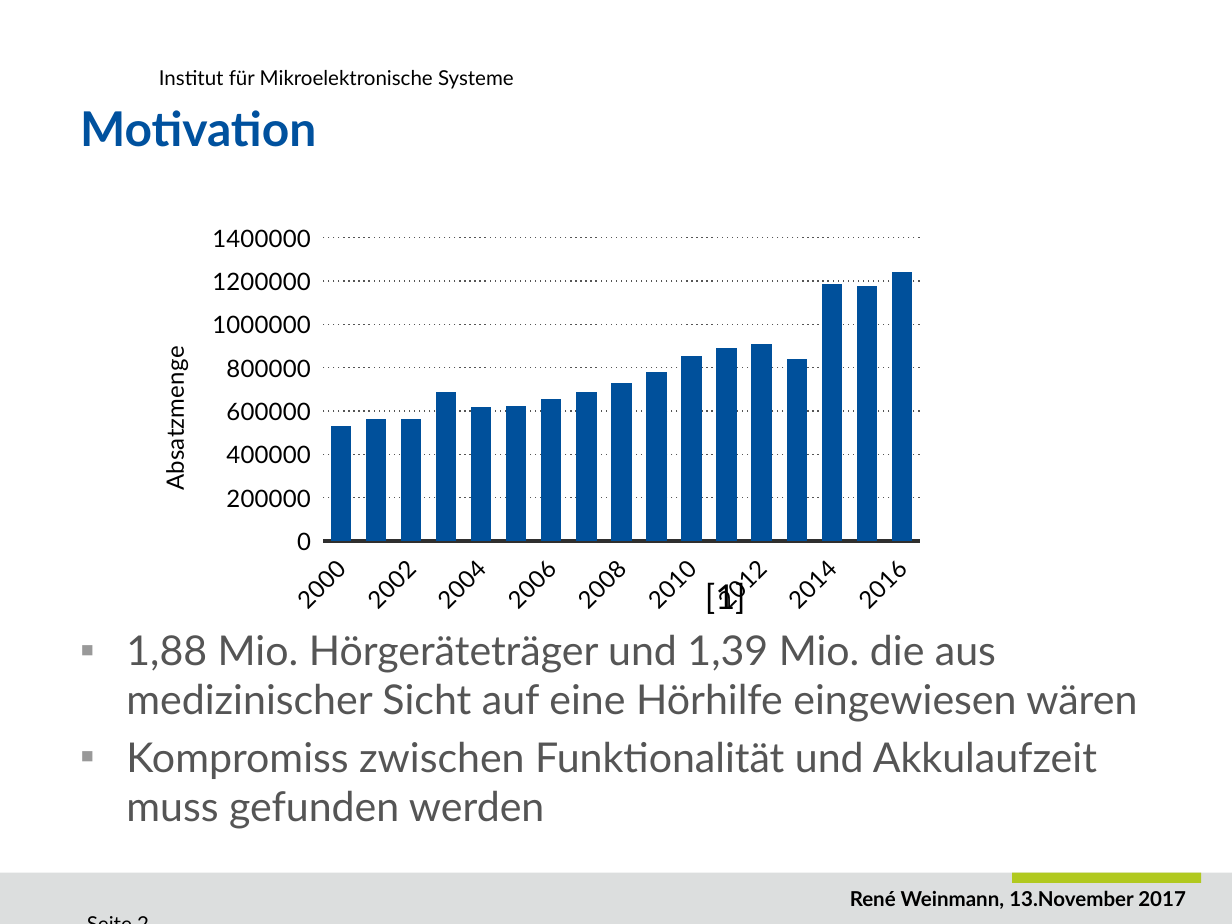
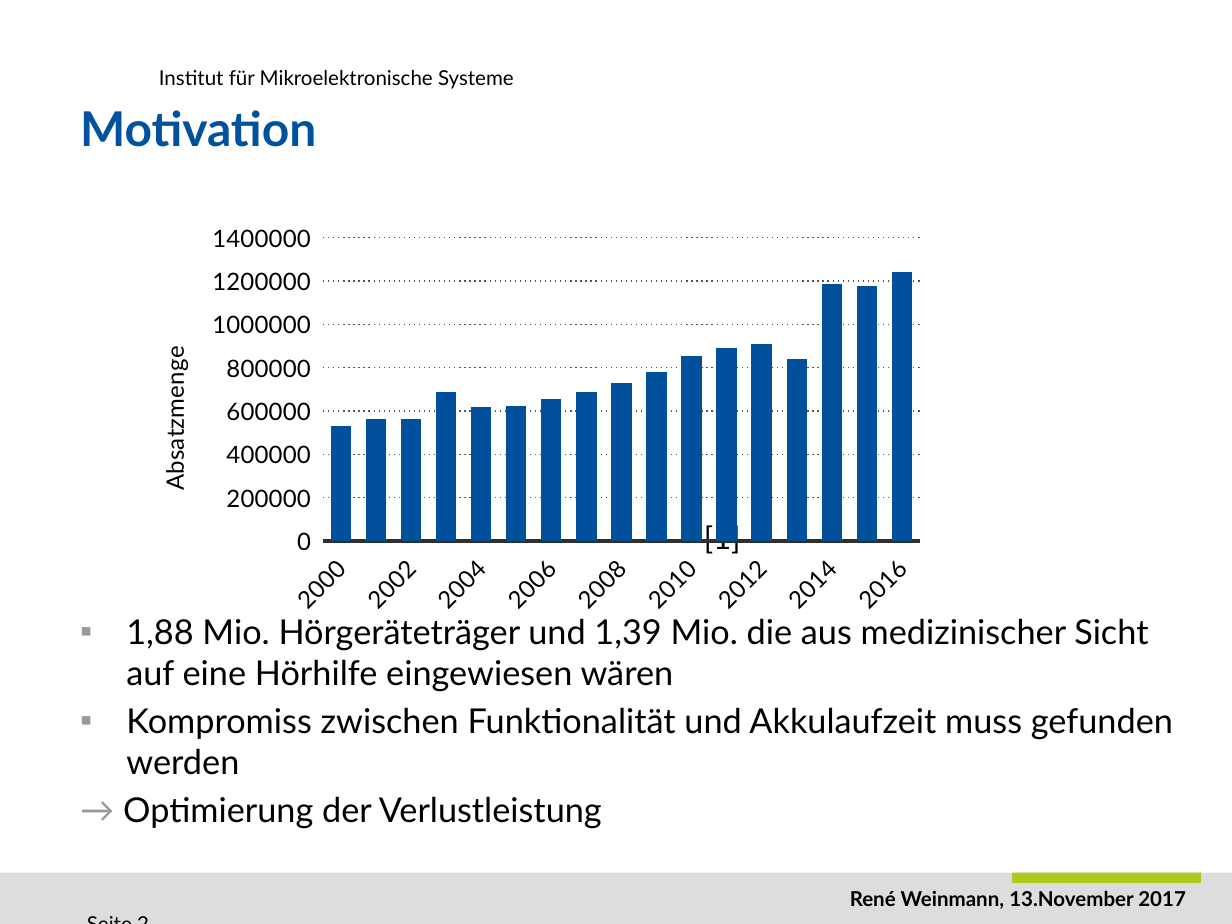
Before and after one commit to ReneWeinmann/Masterarbeit, a slide deck: slide 2 of Presentation_Rene_Weinmann.pptx. Drawn at 1232x924 pixels with LibreOffice and Linux fonts; fonts in the diff are those of the drawing; background and template pictures are left out. Boxes give left, top, right and bottom in pixels: in the first picture for what was removed or moved away, otherwise in the second. Text is boxed around its words. In the diff, an @@ line names an element or a change of style, - is before the commit and + after.

```diff
--- a/Presentation_Rene_Weinmann.pptx
+++ b/Presentation_Rene_Weinmann.pptx
@@ text at (x1=126, y1=522, x2=1173, y2=775): size 20 to 18 pt in "[1]"; size 24 to 20 pt, text colour #555555 to #000000 in "1,88 Mio. Hörgeräteträger und 1,39 Mio. die ...", "Kompromiss zwischen Funktionalität und Akkulaufzeit muss gef ..." @@
@@ text at (x1=123, y1=796, x2=602, y2=829): paragraph added @@
+→ Optimierung der Verlustleistung
```
Also in this commit, not shown: 9 other slides changed, 6 other files.
